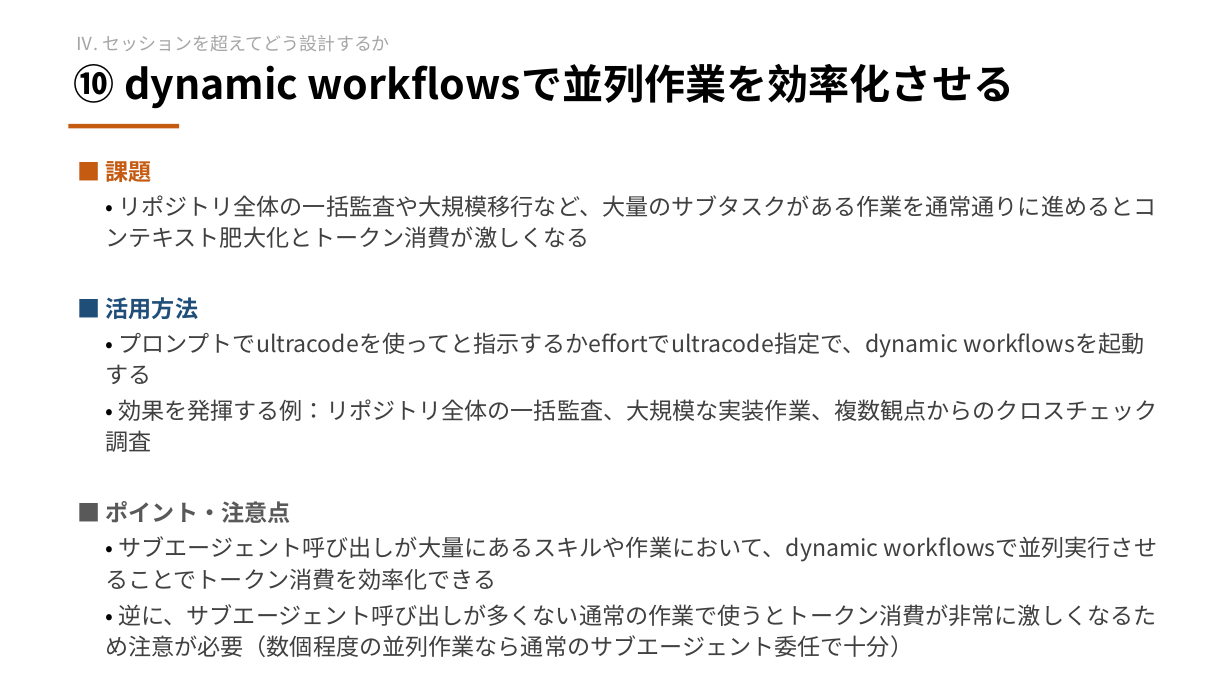
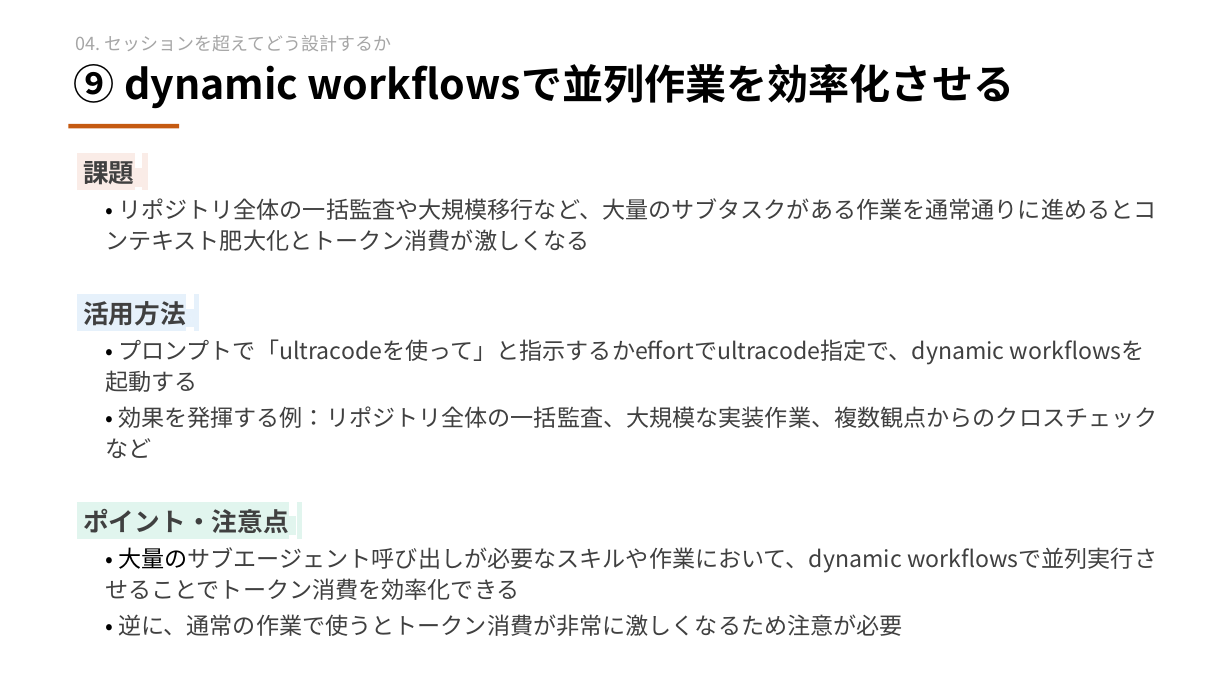
Before and after one commit to masa12y/docs, a slide deck: slide 19 of 勉強会/Claude_Codeの活用方法.pptx (slide 21 before the commit). Drawn at 1232x693 pixels with LibreOffice and Linux fonts; fonts in the diff are those of the drawing. Boxes give left, top, right and bottom in pixels: in the first picture for what was removed or moved away, otherwise in the second. Text is boxed around its words. In the diff, an @@ line names an element or a change of style, - is before the commit and + after.

```diff
--- a/勉強会/Claude_Codeの活用方法.pptx
+++ b/勉強会/Claude_Codeの活用方法.pptx
@@ text at [76,35,392,51]: text changed @@
-Ⅳ. セッションを超えてどう設計するか
+04. セッションを超えてどう設計するか
@@ text at [74,64,1014,109]: text changed @@
-⑩ dynamic workflowsで並列作業を効率化させる
+⑨ dynamic workflowsで並列作業を効率化させる
@@ text at [83,156,134,189]: text changed; size 18 to 20 pt; text colour #C55A11 to #404040 @@
-■ 課題
+課題a
@@ text at [83,301,1157,636]: text changed @@
-■ 活用方法
-• プロンプトでultracodeを使ってと指示するかeffortでultracode指定で、dynamic workflowsを起動する
-• 効果を発揮する例：リポジトリ全体の一括監査、大規模な実装作業、複数観点からのクロスチェック調査
-■ ポイント・注意点
-• サブエージェント呼び出しが大量にあるスキルや作業において、dynamic workflowsで並列実行させることでトークン消費を効率化できる
-• 逆に、サブエージェント呼び出しが多くない通常の作業で使うとトークン消費が非常に激しくなるため注意が必要（数個程度の並列作業なら通常のサブエージェント委任で十分）
+活用方法a
+• プロンプトで「ultracodeを使って」と指示するかeffortでultracode指定で、dynamic workflowsを起動する
+• 効果を発揮する例：リポジトリ全体の一括監査、大規模な実装作業、複数観点からのクロスチェックなど
+ポイント・注意点a
+• 大量のサブエージェント呼び出しが必要なスキルや作業において、dynamic workflowsで並列実行させることでトークン消費を効率化できる
+• 逆に、通常の作業で使うとトークン消費が非常に激しくなるため注意が必要
```
Also in this commit, not shown: 18 other slides changed, 1 slide added, 3 slides removed, 2 other files.
